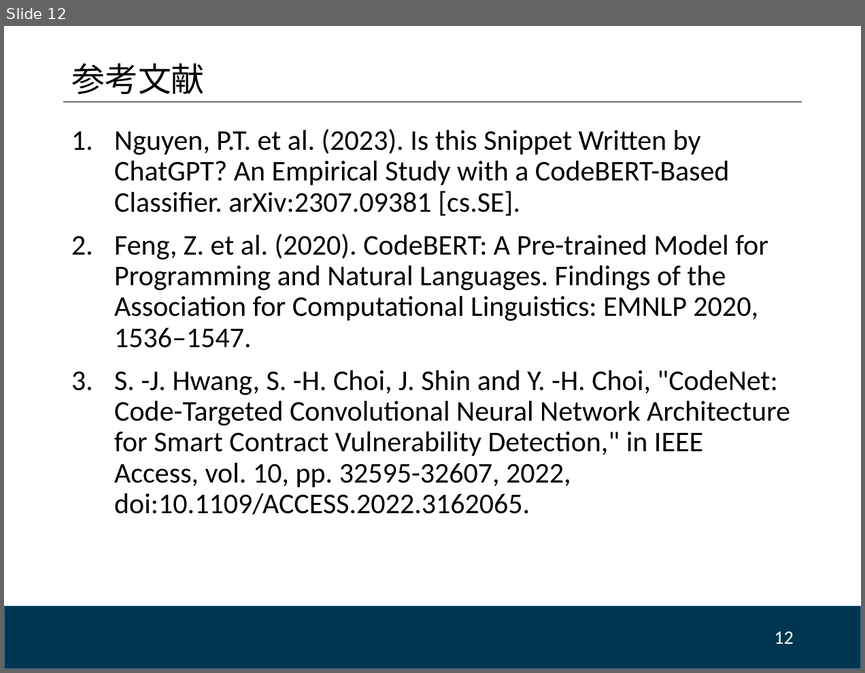
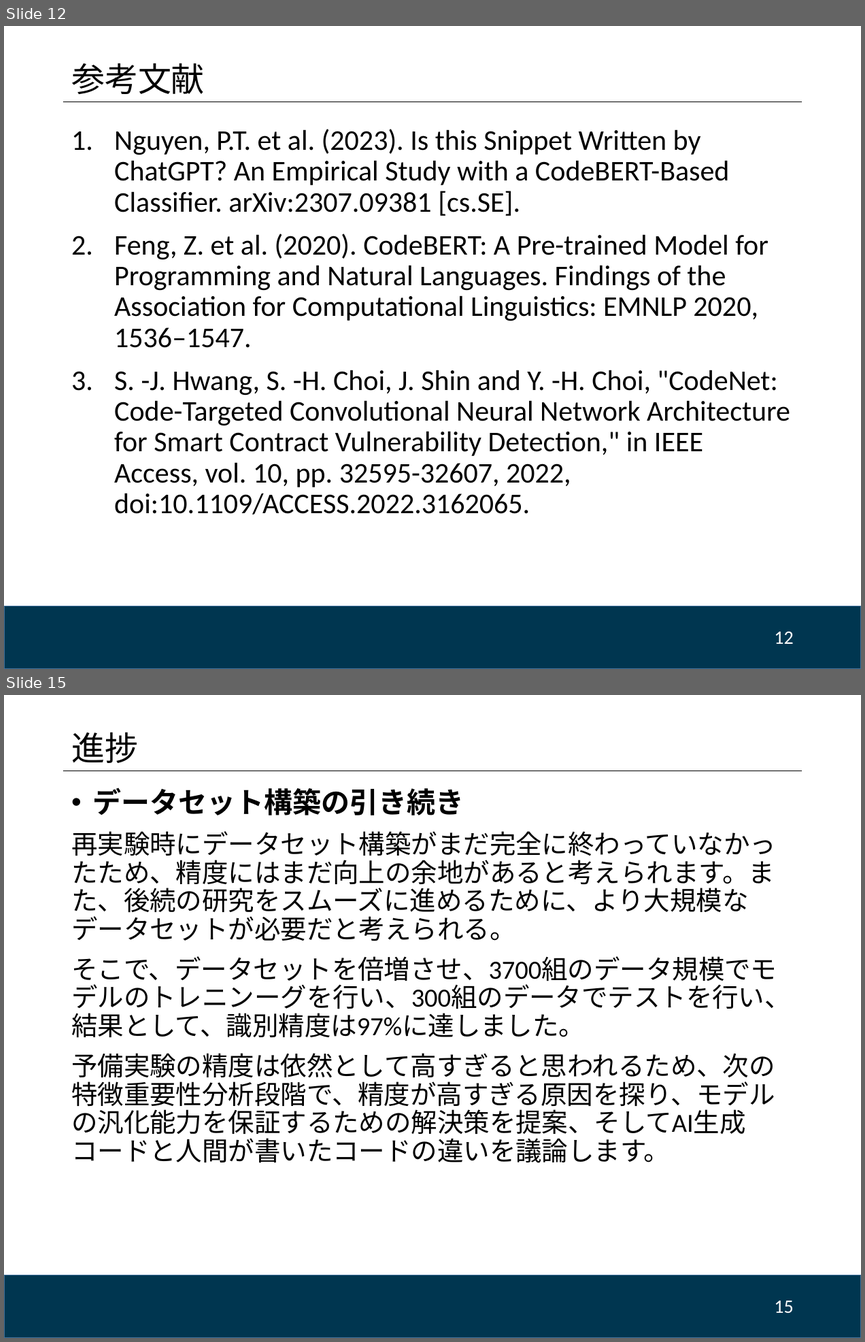
Before and after one commit to FengTianShi/CodeGenChecker, a slide deck: doc/進捗_7-15.pptx. Shown one above the other, each under a label of ours: slide 12 before the commit, slides 12 and 15 after it; the slides between them are not shown. The pictures are 865x673 and 865x1342 pixels, drawn with LibreOffice and Linux fonts; fonts in the diff are those of the drawing; background and template pictures are left out. Boxes give left, top, right and bottom in pixels: in the first picture for what was removed or moved away, otherwise in the second. Text is boxed around its words. In the diff, an @@ line names an element or a change of style, - is before the commit and + after.

```diff
--- a/doc/進捗_7-15.pptx
+++ b/doc/進捗_7-15.pptx
@@ slide 15 added at <box>4,695,861,1338</box>, background #FFFFFF; not listed: 2 template elements that a slide beside it also shows @@
@@ title added at <box>71,732,138,763</box>, 28 pt, text #000000 @@
+進捗
@@ text added at <box>71,787,791,1163</box>, 22 pt, text #000000 @@
+• データセット構築の引き続き
+再実験時にデータセット構築がまだ完全に終わっていなかったため、精度にはまだ向上の余地があると考えられます。また、後続の研究をスムーズに進めるために、より大規模なデータセットが必要だと考えられる。
+そこで、データセットを倍増させ、3700組のデータ規模でモデルのトレニンーグを行い、300組のデータでテストを行い、結果として、識別精度は97%に達しました。
+予備実験の精度は依然として高すぎると思われるため、次の特徴重要性分析段階で、精度が高すぎる原因を探り、モデルの汎化能力を保証するための解決策を提案、そしてAI生成コードと人間が書いたコードの違いを議論します。
@@ page number added at <box>774,1300,793,1312</box>, 16 pt, text #FFFFFF @@
+15
```
Also in this commit, not shown: 2 slides changed, 3 other slides added.
